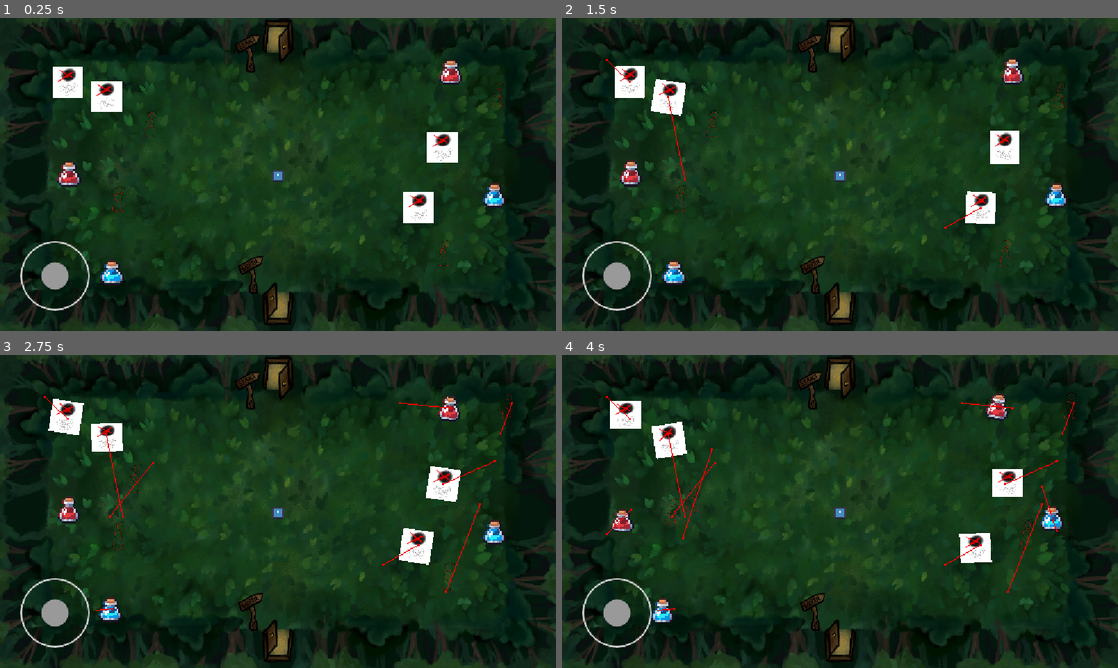
Above: before the commit, frames 1-4 (two rows, left to right).
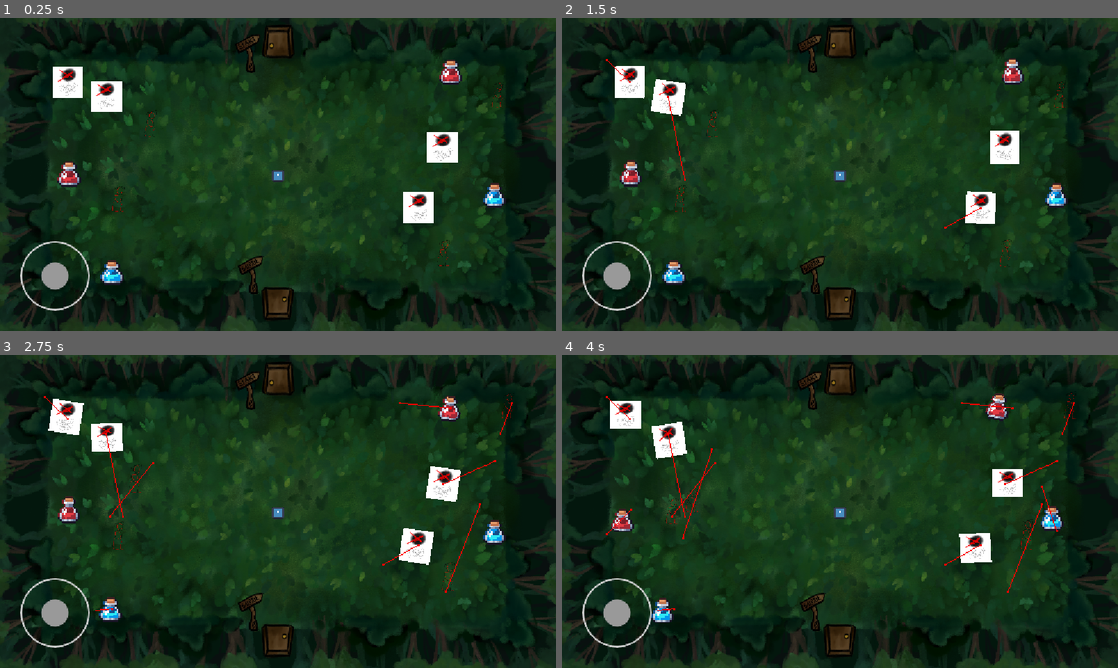
Above: after the commit, the same moments.

Repository: bnjmntmm/play_dungeon_crawler
Game: Godot game, scene res://scenes/start_room/start_room.tscn
Two runs of this game, one before a commit and one after it. Both use one fixed random seed, a clock stepped at 60 frames per second and the inputs below. The engine's default icon, where the game draws it, is replaced by a stand-in: a white triangle on a blue panel in a dark square.
Inputs (mouse positions are in pixels of both pictures, inside the frame that each line leads up to):
- Up to frame 1 (0.25 s): no input
- Up to frame 2 (1.5 s): tap Enter (ui_accept) at 0.5, 0.6, 0.77, 1.07 s; move the mouse to (962, 158) at 0.52 s; hold Right (ui_right) 0.53-1.28 s; click (962, 158) at 0.67 s; move the mouse to (728, 190) at 1.27 s; hold S from 1.28 s (still down); tap Y at 1.35 s
- Up to frame 3 (2.75 s): tap Enter (ui_accept) at 1.52, 1.55, 1.82, 2.3 s; move the mouse to (333, 442) at 2.02 s; release S at 2.03 s; hold Right (ui_right) from 2.03 s (still down); tap N at 2.1 s
- Up to frame 4 (4 s): move the mouse to (812, 574) at 2.77 s; release Right (ui_right) at 2.78 s; hold Up (ui_up) 2.78-3.53 s; tap Keypad Enter at 2.85 s; click (812, 574) at 2.92 s; tap Enter (ui_accept) at 3.02, 3.05, 3.32, 3.6, 3.77 s; move the mouse to (1006, 558) at 3.52 s; hold Left (ui_left) from 3.53 s (still down)

The runs differ from the first frame. In frame 1, 0.7% of the frame differs, in the area x 47-53%, y 0-98%; in frame 2, 0.7%; in frame 3, 0.7%; in frame 4, 0.7%.
Error after the commit: Parse Error: Too few arguments for "init_room_change()" call. Expected at least 1 but received 0. (res://scenes/level_door/level_door.gd:86)

Commit message:
Bug Fixes, added player score and skip penalty

Diff:
--- a/autoloads/game_manager/game_manager.gd
+++ b/autoloads/game_manager/game_manager.gd
@@ -8,6 +8,7 @@
 signal room_cleared
 signal entered_end_room()
 signal player_died()
+signal player_score_changed()
 
 var nextEntryDoor : LevelDoor
 
@@ -43,6 +44,8 @@
 const CUSTOM_DATA_PATH: String = "res://custom_data"
 const RESOURCE_EXTENSIONS: PackedStringArray = ["tres", "res"]
 const END_ROOM = preload("uid://brkub0ovdbfcx")
+
+var player_score: int = 0
 
 # Called when the node enters the scene tree for the first time.
 func _ready() -> void:
@@ -116,6 +119,7 @@
 	_room_ready_for_clear_check = false
 	unused_level_configs.append_array(all_level_configs)
 	current_room_index = 0
+	player_score = 0
 	GameManager.gallery_mode = false
 	#Stat Resets etc here
 
@@ -176,11 +180,12 @@
 	else:
 		pass
 
-func init_room_change() -> void:
+func init_room_change(no_progress: bool) -> void:
 	is_in_load = true
 	print ("load started")
 	if not gallery_mode:
-		current_room_index += 1
+		if not no_progress:
+			current_room_index += 1
 		if current_room_index >= MAX_ROOMS_TO_GENERATE:
 			entered_end_room.emit()
 			init_scene_change(END_ROOM)
@@ -199,6 +204,10 @@
 	_room_ready_for_clear_check = true
 	_check_room_clear()
 	player_reposition.emit(nextEntryDoor.player_spawn_pos_visualizer.global_position)
+	if gallery_mode:
+		on_player_repos()
+
+func on_player_repos()-> void:
 	loaded_new_room.emit(current_level_config.display_name)
 	start_fade.emit(false)
 	is_in_load = false
@@ -236,7 +245,7 @@
 	gallery_index += 1 if is_right else -1
 	gallery_index = posmod(gallery_index, all_level_configs.size())
 	is_in_load = true
-	init_room_change()
+	init_room_change(true)
 	pass
 
 func gallery_search(new_index: int)-> void:
@@ -244,7 +253,8 @@
 		return
 	gallery_index = new_index
 	is_in_load = true
-	init_room_change()
+	init_room_change(true)
+
 	pass
 
 func set_all_enemy_passive(passive: bool)->void :
@@ -268,3 +278,7 @@
 			return
 	room_is_cleared = true
 	room_cleared.emit()
+
+func add_player_score(pts: int)-> void:
+	player_score += pts
+	player_score_changed.emit()
